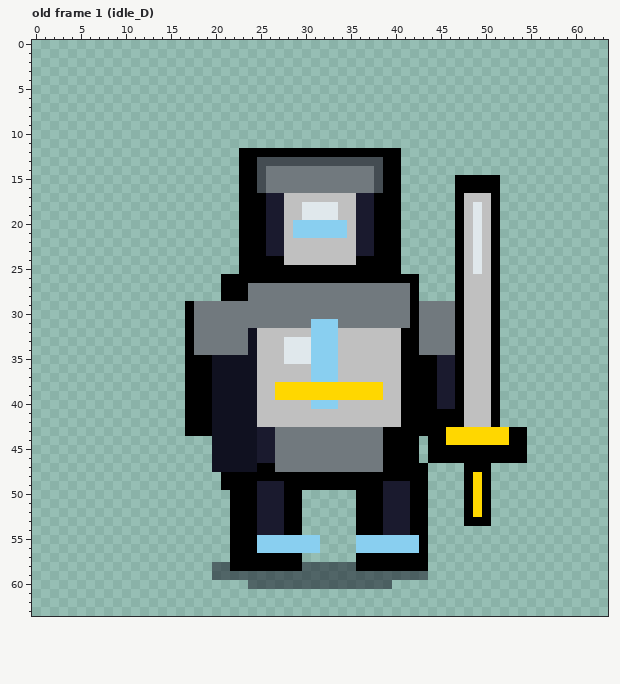
Pixel-art file -- assets/source/aseprite/character/ether_knight/char_ether_knight_base.aseprite. That is the earlier state.
64x64 pixels, 150 frames. Shown: old frame 1 (idle_D). The commit also changed other frames, which this record leaves out.
The same view after the edit:
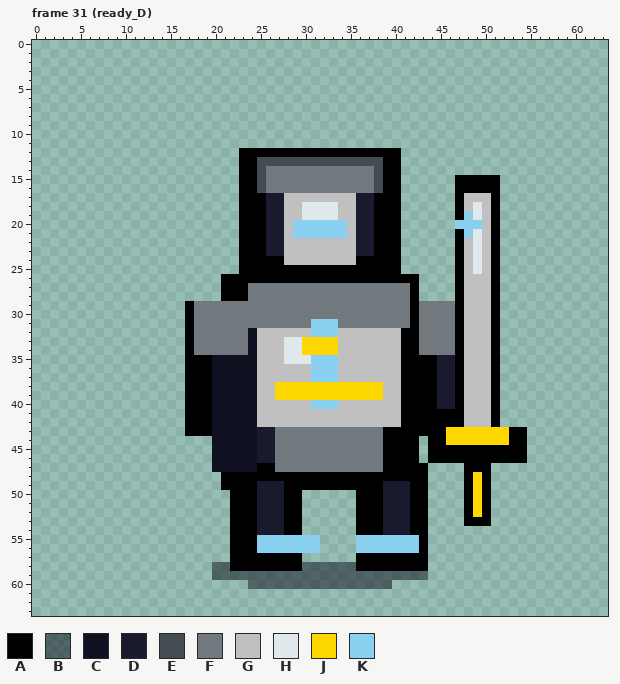
Palette (. is transparent): A #000000  B #0d0d1a80  C #101120  D #1a1a2e  E #444c52  F #71797e  G #c0c0c0  H #e0e8ec  J #ffd700  K #89cff0
A new or re-ordered frame is compared with the old frame closest to it.
Change:
{"change": "frames 150 -> 200"}
{"where": "frame 31 (ready_D) is new; against old frame 1 (idle_D), layer \"accent\""}
{"frame":31,"y":19,"x":48,"old":"G","new":"K"}
{"frame":31,"y":20,"x":47,"old":"AGH","new":"KKK"}
{"frame":31,"y":21,"x":48,"old":"G","new":"K"}
{"frame":31,"y":33,"x":30,"old":"HKKK","new":"JJJJ"}
{"frame":31,"y":34,"x":30,"old":"HKKK","new":"JJJJ"}
{"label":"changed","picture_box":[455,211,482,238]}
{"label":"changed","picture_box":[302,337,338,355]}
